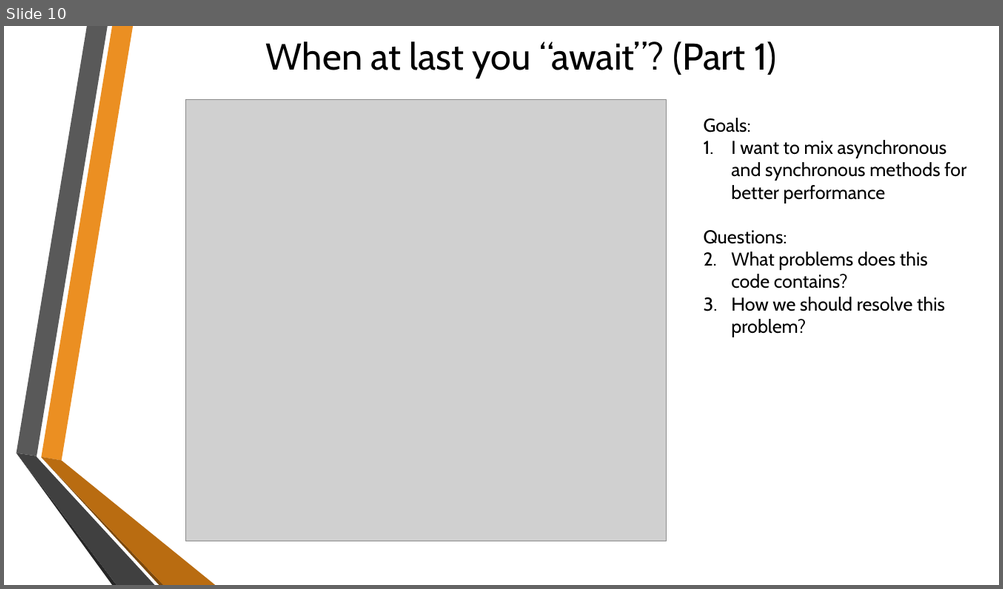
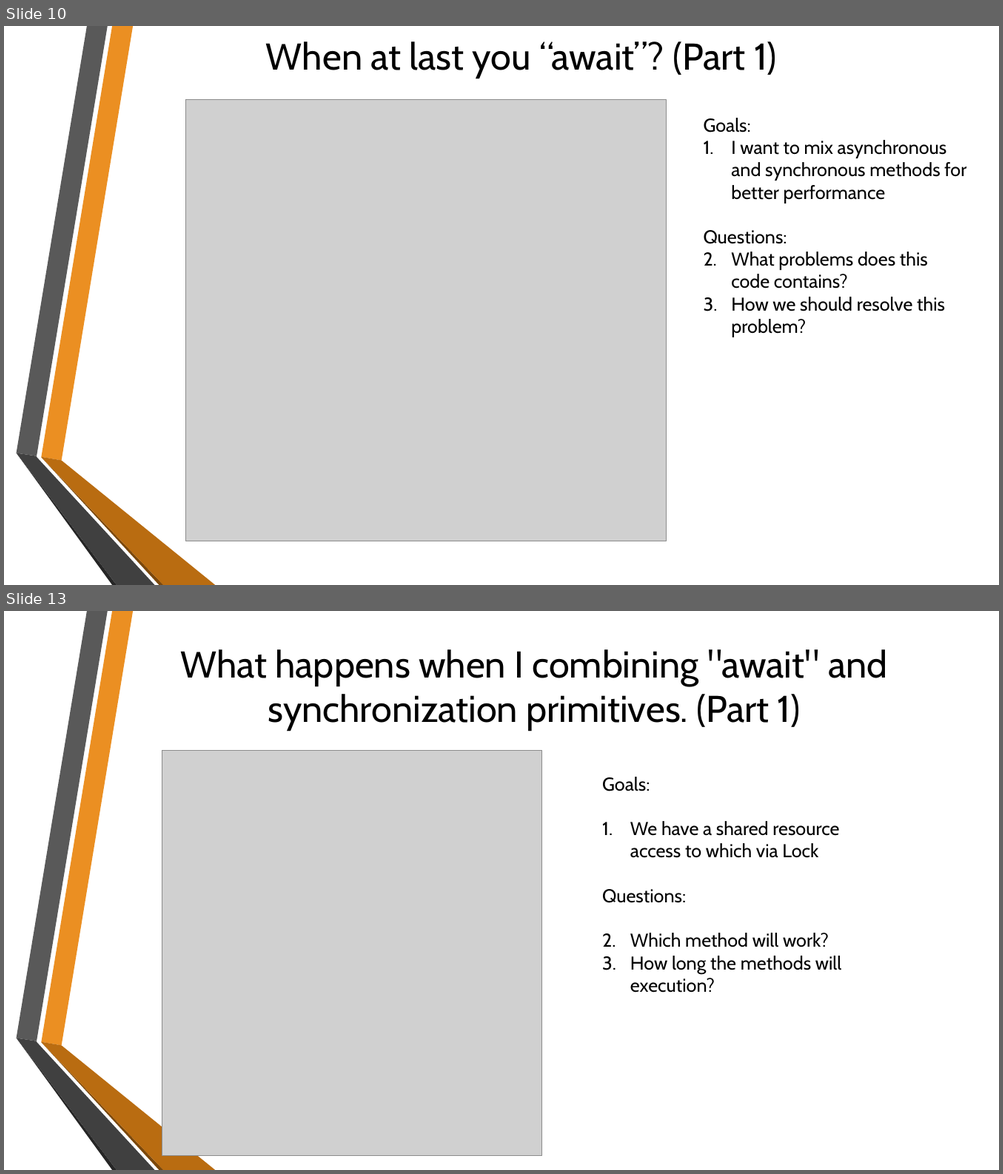
Before and after one commit to sflusov/AsyncAwaitPitfalls, a slide deck: Async Await and their pitfalls.pptx. Shown one above the other, each under a label of ours: slide 10 before the commit, slides 10 and 13 after it; the slides between them are not shown. The pictures are 1003x589 and 1003x1174 pixels, drawn with LibreOffice and Linux fonts; fonts in the diff are those of the drawing; grey boxes stand for pictures; background and template pictures are left out. Boxes give left, top, right and bottom in pixels: in the first picture for what was removed or moved away, otherwise in the second. Text is boxed around its words. In the diff, an @@ line names an element or a change of style, - is before the commit and + after.

Commit message:
Async Await working with lock

```diff
--- a/Async Await and their pitfalls.pptx
+++ b/Async Await and their pitfalls.pptx
@@ slide 13 added at bbox=[4, 611, 999, 1170], background picture (left out); not listed: 6 template elements that a slide beside it also shows @@
@@ title added at bbox=[180, 649, 887, 730], 36 pt, text #000000 @@
+What happens when I combining "await" and synchronization primitives. (Part 1)
@@ picture added at bbox=[162, 751, 542, 1156] @@
@@ text added at bbox=[602, 777, 841, 993], 18 pt, text #000000 @@
+Goals:
+1. We have a shared resource access to which via Lock
+Questions:
+1. Which method will work?
+2. How long the methods will execution?
```
Also in this commit, not shown: 3 slides changed, 5 other slides added, 1 slide removed, 4 other files.
